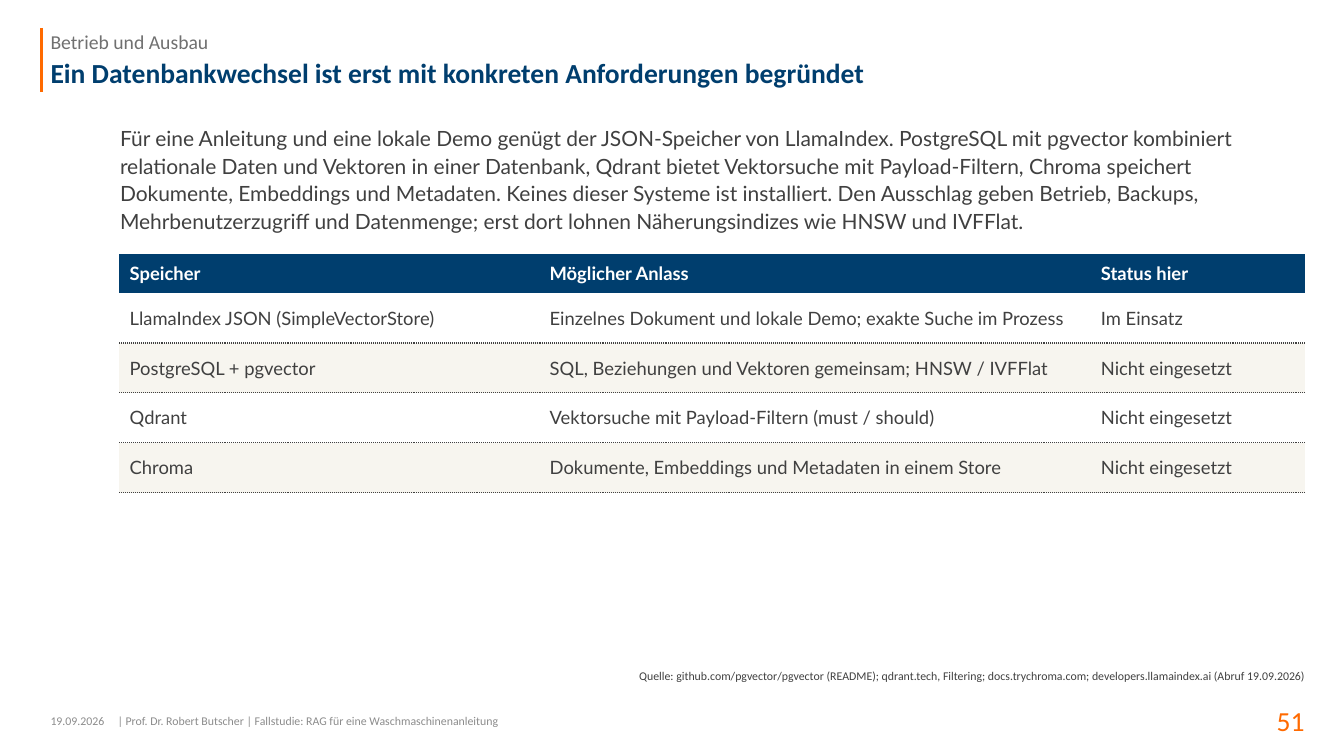
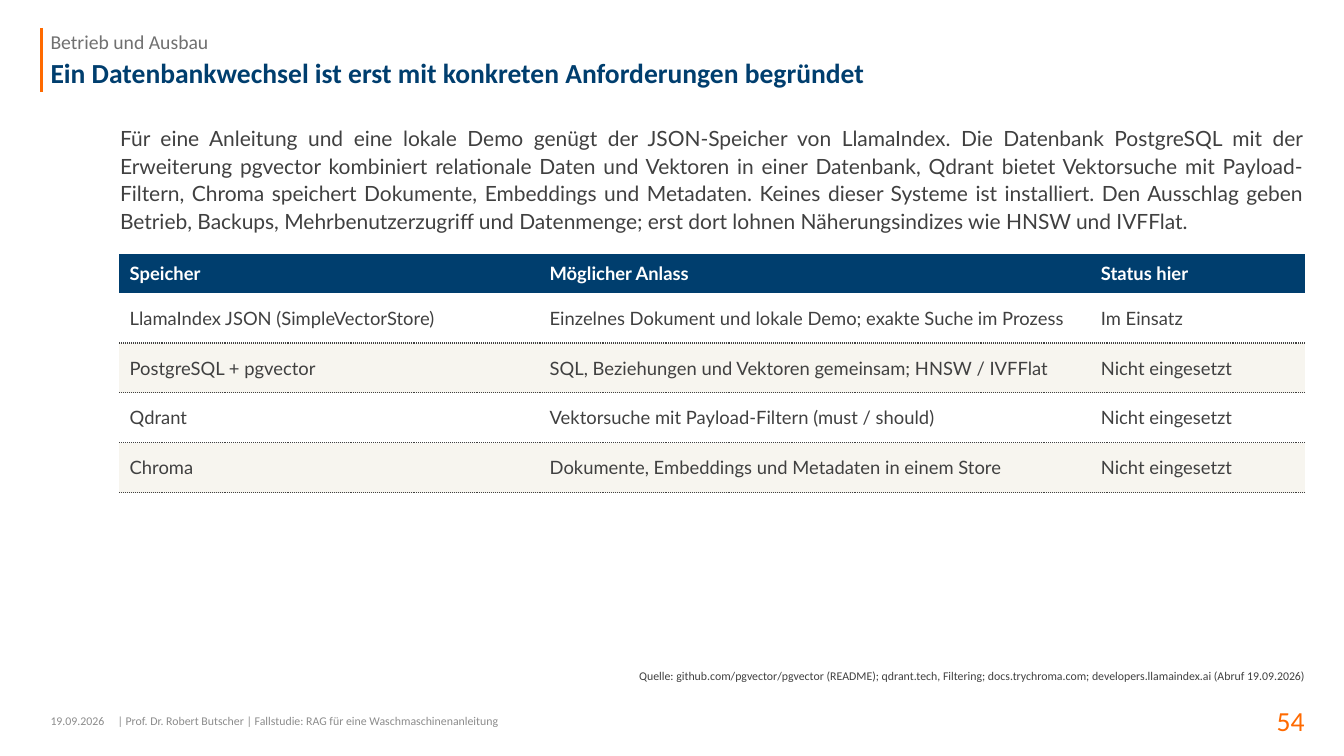
Before and after one commit to swrobuts/SiemensWashingMachineTroubleShooting_LocalLLM, a slide deck: slide 54 of docs/slides/RAG_Waschmaschine_Dokumentation.pptx (slide 51 before the commit). Drawn at 1344x756 pixels with LibreOffice and Linux fonts; fonts in the diff are those of the drawing; background and template pictures are left out. Boxes give left, top, right and bottom in pixels: in the first picture for what was removed or moved away, otherwise in the second. Text is boxed around its words. In the diff, an @@ line names an element or a change of style, - is before the commit and + after.

```diff
--- a/docs/slides/RAG_Waschmaschine_Dokumentation.pptx
+++ b/docs/slides/RAG_Waschmaschine_Dokumentation.pptx
@@ text at box(120, 130, 1303, 233): text changed @@
-Für eine Anleitung und eine lokale Demo genügt der JSON-Speicher von LlamaIndex. PostgreSQL mit pgvector kombiniert relationale Daten und Vektoren in einer Datenbank, Qdrant bietet Vektorsuche mit Payload-Filtern, Chroma speichert Dokumente, Embeddings und Metadaten. Keines dieser Systeme ist installiert. Den Ausschlag geben Betrieb, Backups, Mehrbenutzerzugriff und Datenmenge; erst dort lohnen Näherungsindizes wie HNSW und IVFFlat.
+Für eine Anleitung und eine lokale Demo genügt der JSON-Speicher von LlamaIndex. Die Datenbank PostgreSQL mit der Erweiterung pgvector kombiniert relationale Daten und Vektoren in einer Datenbank, Qdrant bietet Vektorsuche mit Payload-Filtern, Chroma speichert Dokumente, Embeddings und Metadaten. Keines dieser Systeme ist installiert. Den Ausschlag geben Betrieb, Backups, Mehrbenutzerzugriff und Datenmenge; erst dort lohnen Näherungsindizes wie HNSW und IVFFlat.
@@ page number at box(1277, 713, 1305, 732): text changed @@
-51
+54
```
Also in this commit, not shown: 57 other slides changed, 2 slides added.
